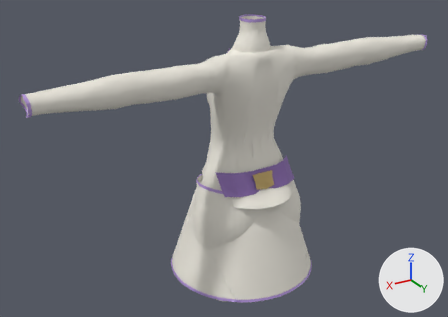
Before and after pictures for a commit that changed the Blender file Assets/GenWorks/siroino-lilac-lame-fencing-practice-set/Source/Blender/SiroinoLilacLameFencingPracticeSet.blend.
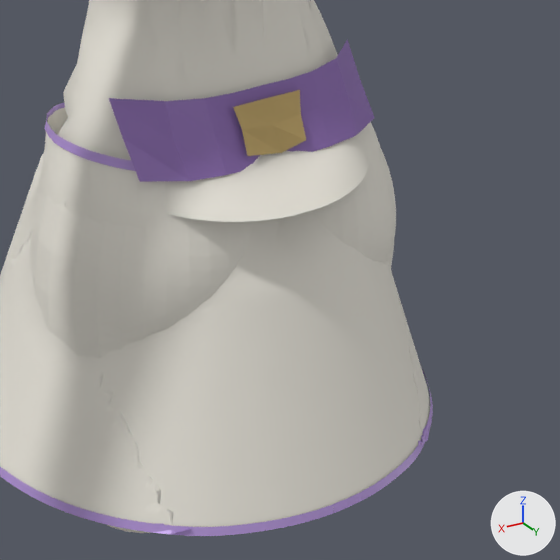
Each version appears first whole from a camera (50 mm lens) standing at (0.69, 1.032, 1.347) and looking at (0.034, -0.062, 0.8), and next in a close-up on the part from 41% to 78% of the width and 45% to 98% of the height. Every picture has the same lights, and +X, +Y and +Z are marked at lower right. The last two pictures show the newer version.

Objects in the first close-up: 'siroino-lilac-lame-fencing-practice-set', 'siroino-lilac-lame-fencing-practice-set-prototype-hem-band-over', 'siroino-lilac-lame-fencing-practice-set-prototype-hem-band-wais'.
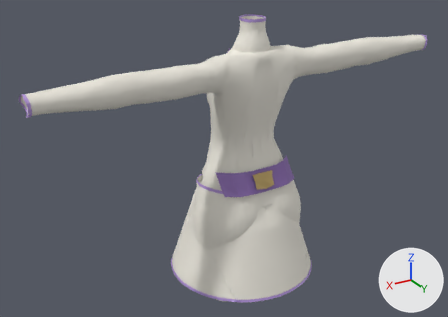
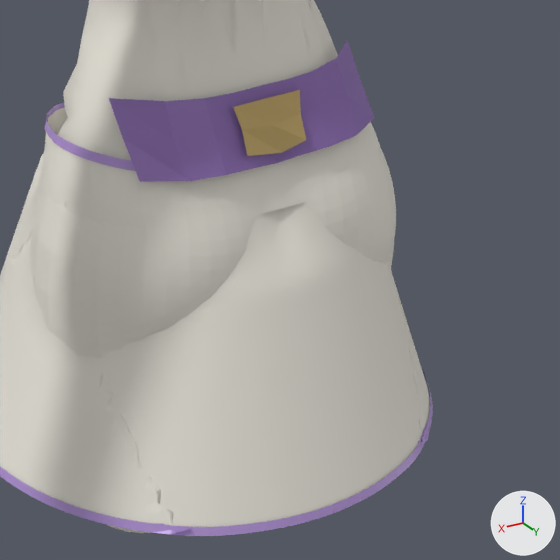
Patch to the scene script:
```diff
--- a/Assets/GenWorks/siroino-lilac-lame-fencing-practice-set/Source/Blender/SiroinoLilacLameFencingPracticeSet.blend.py
+++ b/Assets/GenWorks/siroino-lilac-lame-fencing-practice-set/Source/Blender/SiroinoLilacLameFencingPracticeSet.blend.py
@@ me_siroino_lilac_lame_fencing_practice_set_sewn_surface @@
 me_siroino_lilac_lame_fencing_practice_set_sewn_surface.from_pydata(...)  # 15958 vertices, 31139 faces; spans x -0.466..0.466, y -0.213..0.127, z 0.487..1.115
 # used by ob_siroino_lilac_lame_fencing_practice_set; location = (0.0, 0.0, 0.0)
+# me_siroino_lilac_lame_fencing_practice_set_sewn_surface part 1: 118 of 15958 vertices moved; they spanned x -0.092..0.092, y 0.01..0.088, z 0.738..0.77 and now span x -0.099..0.099, y 0.011..0.06, z 0.726..0.769; mean shift (0.0, -0.008, -0.004); largest move (0.001, 0.088, 0.738) -> (0.013, 0.057, 0.726)
 me_siroino_lilac_lame_fencing_practice_set_sewn_surface.materials.append(mat_ivory_prototype_hypothesis)
```

Boxes [x1, y1, x2, y2] around the edits, measured in the close-ups (560 x 560 px; the box of a moved part takes in the faces that stretch with it):
part 1 of me_siroino_lilac_lame_fencing_practice_set_sewn_surface, moved or reshaped
    before: [110, 134, 369, 222]
    after: [110, 135, 323, 218]
